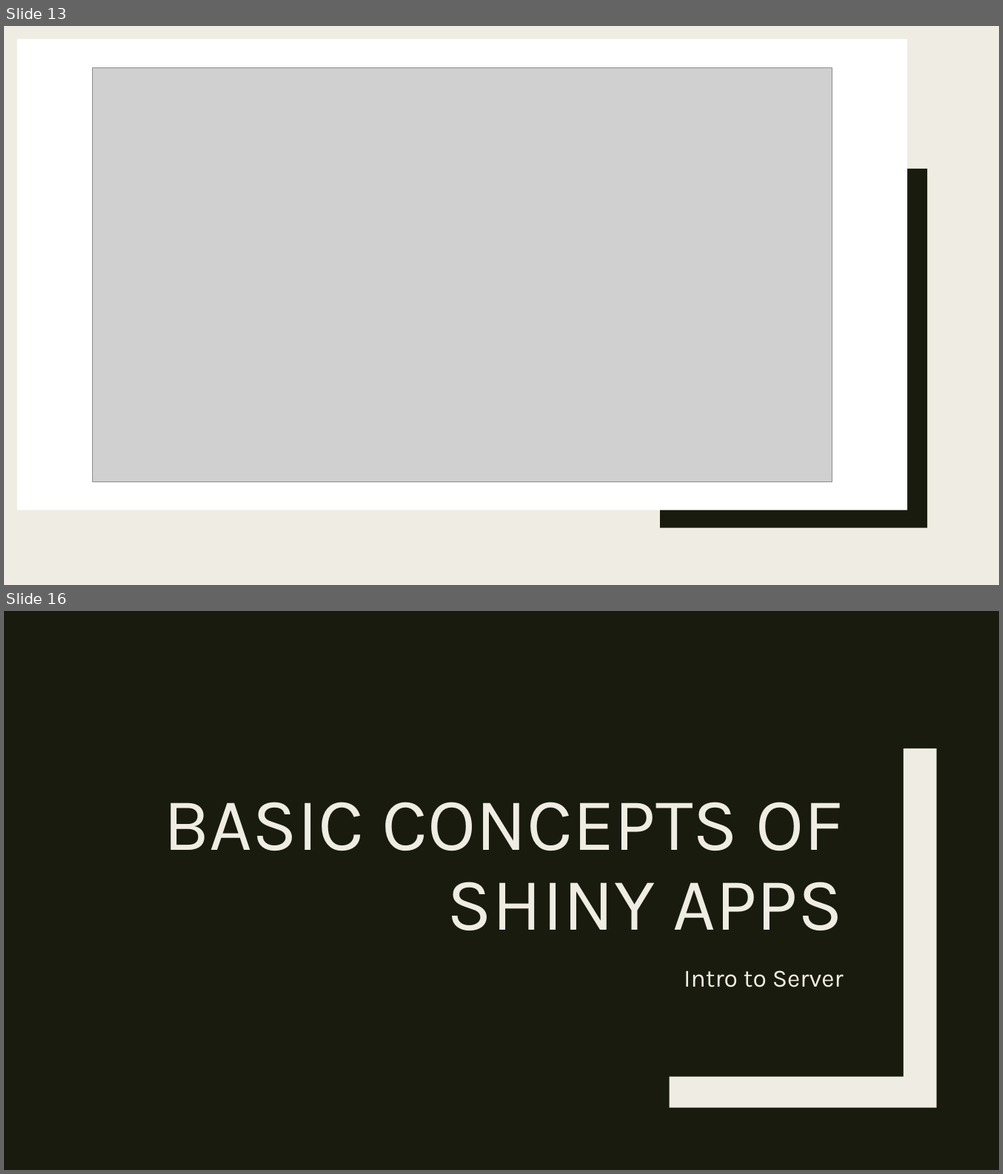
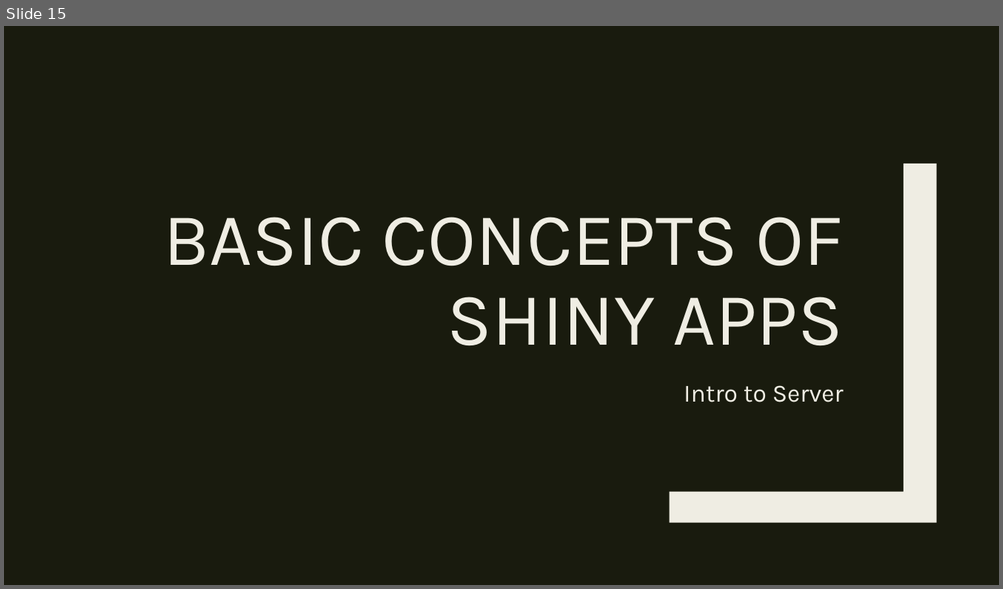
Before and after one commit to RforOperations2018/Class_1, a slide deck: Class 2.pptx. Shown one above the other, each under a label of ours: slides 13 and 16 before the commit, slide 15 after it; the slides between them are not shown. The pictures are 1003x1174 and 1003x589 pixels, drawn with LibreOffice and Linux fonts; fonts in the diff are those of the drawing; grey boxes stand for pictures. Boxes give left, top, right and bottom in pixels: in the first picture for what was removed or moved away, otherwise in the second. Text is boxed around its words. In the diff, an @@ line names an element or a change of style, - is before the commit and + after.

```diff
--- a/Class 2.pptx
+++ b/Class 2.pptx
@@ slide 13 removed at (4, 26, 999, 585), background #EFEDE3 @@
@@ rectangle removed at (4, 26, 999, 585) @@
@@ rectangle removed at (17, 39, 908, 511) @@
@@ rectangle removed at (42, 26, 62, 585) @@
@@ picture removed at (93, 67, 831, 483) @@
@@ freeform shape removed at (660, 169, 927, 528) @@
@@ what was slide 16 is now slide 15 @@
```
Also in this commit, not shown: 3 slides changed, 8 slides added, 5 other slides removed, 1 other file.
